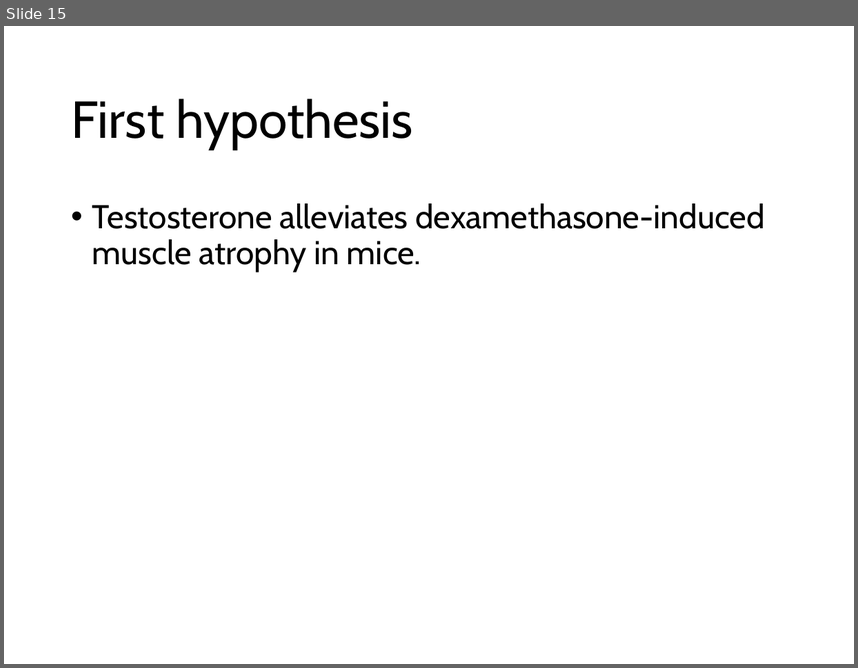
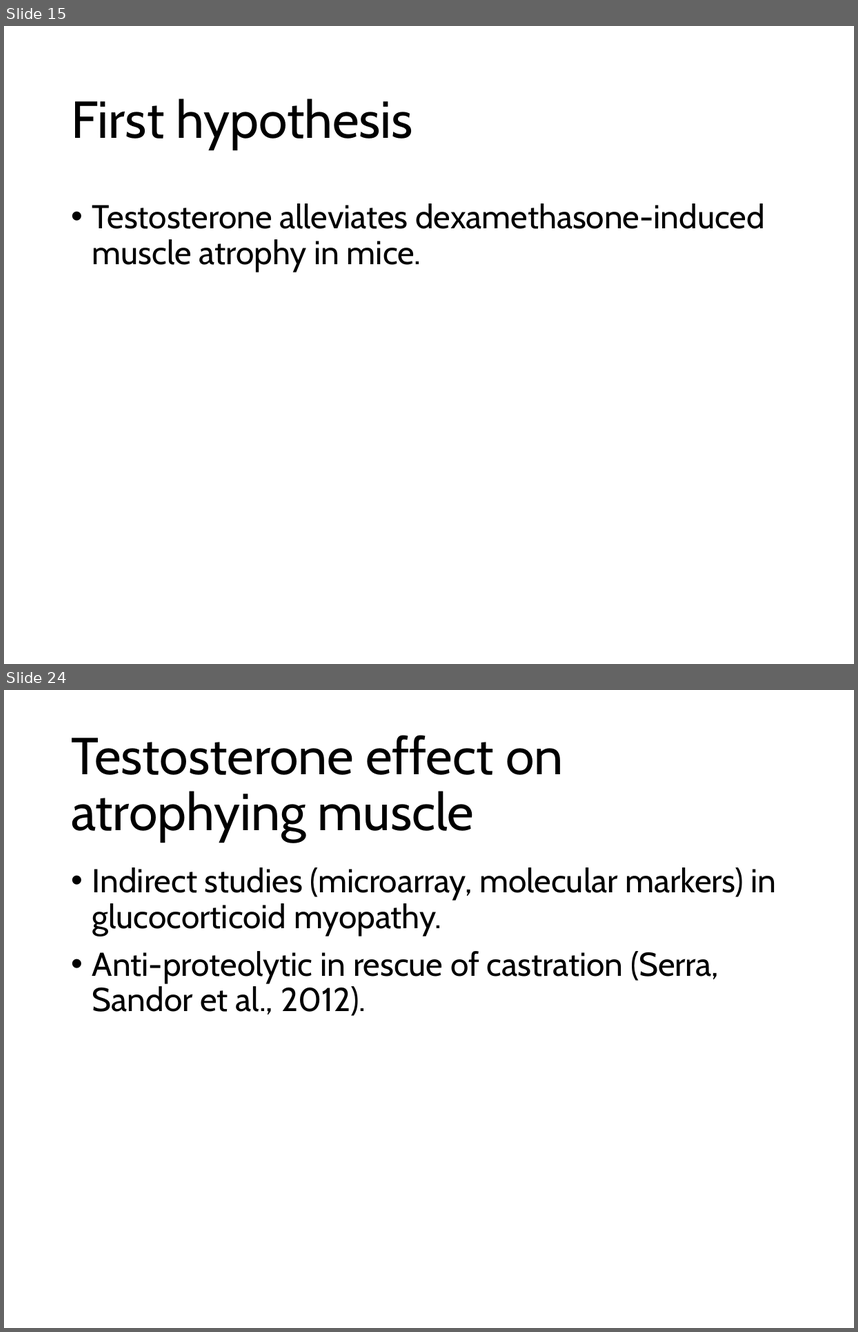
Before and after one commit to nvalexander/dissertation, a slide deck: defense.pptx. Shown one above the other, each under a label of ours: slide 15 before the commit, slides 15 and 24 after it; the slides between them are not shown. The pictures are 858x668 and 858x1332 pixels, drawn with LibreOffice and Linux fonts; fonts in the diff are those of the drawing. Boxes give left, top, right and bottom in pixels: in the first picture for what was removed or moved away, otherwise in the second. Text is boxed around its words. In the diff, an @@ line names an element or a change of style, - is before the commit and + after.

```diff
--- a/defense.pptx
+++ b/defense.pptx
@@ slide 24 added at box(4, 690, 854, 1328), background #FFFFFF @@
@@ title added at box(71, 735, 563, 841), 44 pt, text #000000 @@
+Testosterone effect on atrophying muscle
@@ text added at box(92, 867, 777, 1016), 28 pt, text #000000 @@
+• Indirect studies (microarray, molecular markers) in glucocorticoid myopathy.
+• Anti-proteolytic in rescue of castration (Serra, Sandor et al., 2012).
```
Also in this commit, not shown: 18 other slides added, 3 other files.
